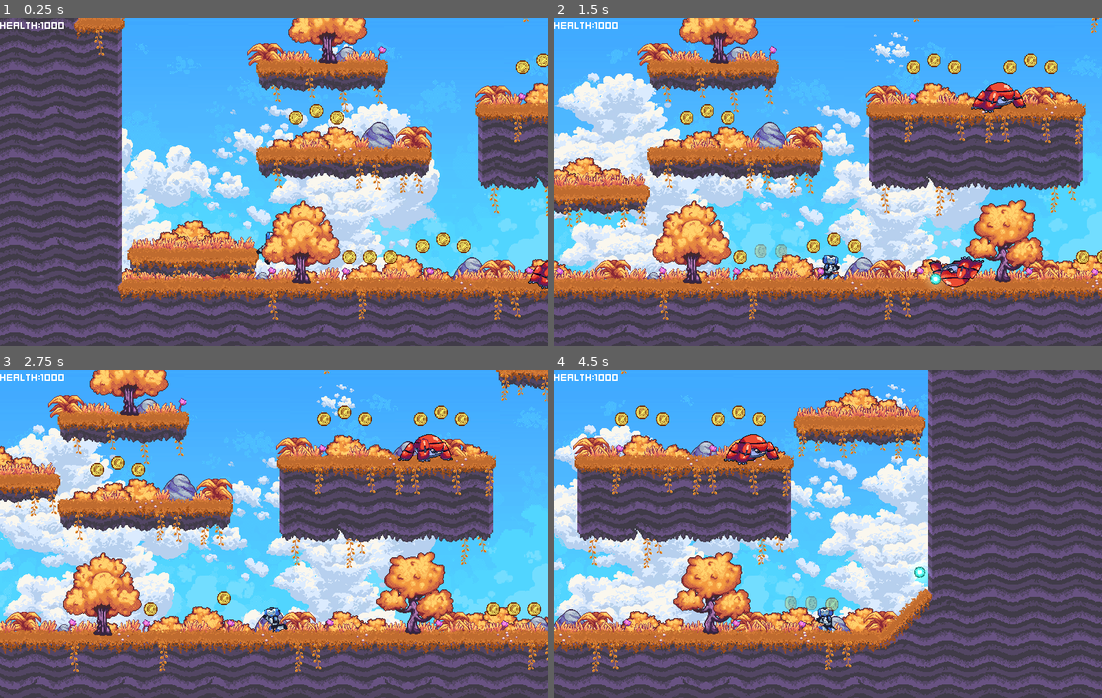
Above: before the commit, frames 1-4 (two rows, left to right).
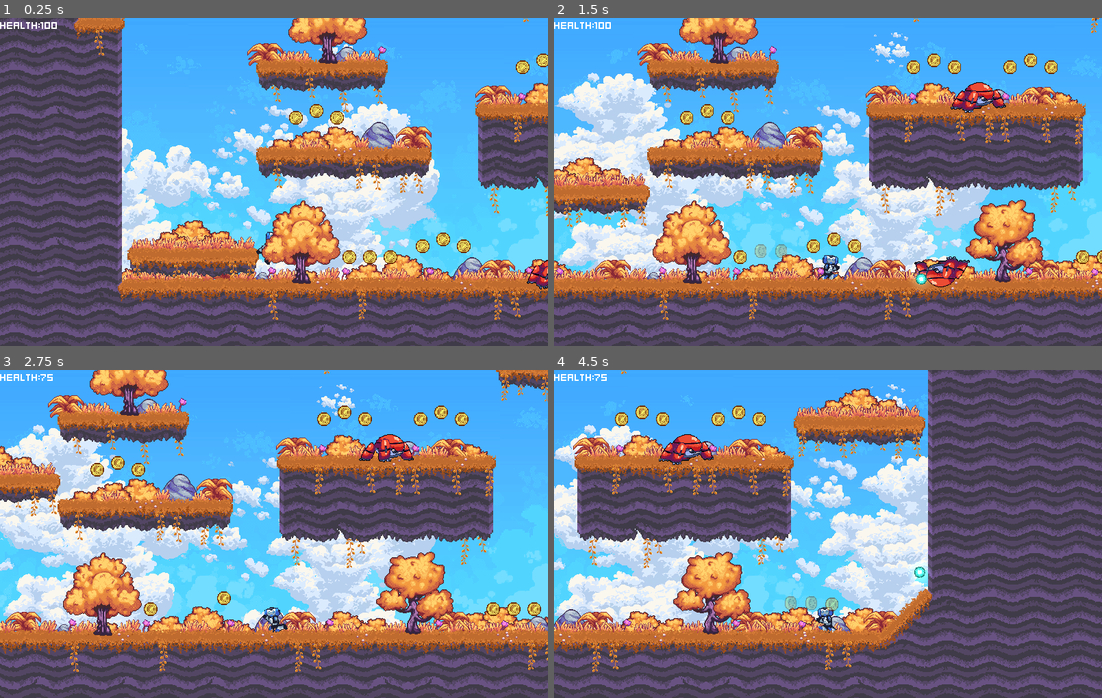
Above: after the commit, the same moments.

Repository: KieranL/ratatoskr
Game: Godot game, scene res://game_singleplayer.tscn
Same seed, same stepped clock (60 frames per second), same inputs: the game is played once before the commit and once after it.
Inputs:
- Up to frame 1 (0.25 s): no input
- Up to frame 2 (1.5 s): hold Right (move_right) from 0.53 s (still down); tap Space (shoot) at 0.6 s; tap Up (jump) at 0.77 s; tap V (toggle_climb) at 1.35 s
- Up to frame 3 (2.75 s): tap Up (jump) at 1.52 s; release Right (move_right) at 2.03 s; hold Left (move_left) from 2.03 s (still down); tap Space (shoot) at 2.1 s
- Up to frame 4 (4.5 s): release Left (move_left) at 2.78 s; hold Right (move_right) 2.78-4.28 s; tap V (toggle_climb) at 2.85, 4.35 s; tap Up (jump) at 3.02, 3.77 s; tap Space (shoot) at 3.6 s; hold Left (move_left) from 4.28 s (still down)

The runs differ from the first frame. In frame 1, 0.2% of the frame differs, in the area x 10-100%, y 1-83%; in frame 2, 1.7%, in the area x 10-87%, y 1-83%; in frame 3, 1.0%; in frame 4, 1.2%.

Commit message:
Add player getting hurt ability

Diff:
--- a/game_singleplayer.tscn
+++ b/game_singleplayer.tscn
@@ -13,7 +13,6 @@
 
 [node name="Player" parent="Level" instance=ExtResource("4")]
 position = Vector2(90, 546)
-MAX_HEALTH = 1000
 
 [node name="InterfaceLayer" type="CanvasLayer" parent="."]
 layer = 100
--- a/scenes/maingame/enemy/enemy.gd
+++ b/scenes/maingame/enemy/enemy.gd
@@ -16,8 +16,10 @@
 @onready var floor_detector_right := $FloorDetectorRight as RayCast2D
 @onready var sprite := $Sprite2D as Sprite2D
 @onready var animation_player := $AnimationPlayer as AnimationPlayer
+@onready var collision_shape := $CollisionShape2D
 
-@export var health := 100
+@export var HEALTH := 100
+@export var CONTACT_DAMAGE := 25
 
 func _physics_process(delta: float) -> void:
 	if _state == State.WALKING and velocity.is_zero_approx():
@@ -31,7 +33,12 @@
 	if is_on_wall():
 		velocity.x = -velocity.x
 
-	move_and_slide()
+	var collision = move_and_collide(velocity * delta)
+	if (collision):
+		var collider = collision.get_collider();
+		if (collider is Player):
+			var player = collider #make typing more clear
+			player.hit(CONTACT_DAMAGE)
 
 	if velocity.x > 0.0:
 		sprite.scale.x = 0.8
--- a/scenes/maingame/enemy/enemy.tscn
+++ b/scenes/maingame/enemy/enemy.tscn
@@ -5,7 +5,6 @@
 [ext_resource type="AudioStream" uid="uid://dm7wsawmylc7b" path="res://Assets/SoundEffects/hit.wav" id="3"]
 [ext_resource type="Texture2D" uid="uid://bjjywmvba0sve" path="res://Assets/Art/enemy.webp" id="4"]
 [ext_resource type="Script" path="res://scenes/maingame/enemy/enemy.gd" id="5"]
-
 
 [sub_resource type="CanvasItemMaterial" id="1"]
 
@@ -251,7 +250,7 @@
 
 [node name="Enemy" type="CharacterBody2D"]
 collision_layer = 2
-collision_mask = 24
+collision_mask = 25
 script = ExtResource("5")
 
 [node name="PlatformDetector" type="RayCast2D" parent="."]
--- a/scenes/maingame/player/bullet.tscn
+++ b/scenes/maingame/player/bullet.tscn
@@ -2,7 +2,6 @@
 
 [ext_resource type="Texture2D" uid="uid://coj0d33vyyqx1" path="res://Assets/Art/bullet.webp" id="1"]
 [ext_resource type="Script" path="res://scenes/maingame/player/bullet.gd" id="2"]
-
 
 [sub_resource type="CanvasItemMaterial" id="1"]
 
--- a/scenes/maingame/player/player.gd
+++ b/scenes/maingame/player/player.gd
@@ -27,7 +27,11 @@
 var _isClimbing := false
 
 @onready var health_ui_amount = $UI/HealthLabel/HealthAmount
+@onready var collision_shape = $CollisionShape2D
 var _double_jump_charged := false
+
+var _is_damage_state := false
+const FRAME_FLICKER_AMOUNT = 4
 
 @export var MAX_HEALTH := 100;
 @export var CURRENT_HEALTH : int:
@@ -35,8 +39,11 @@
 			CURRENT_HEALTH = value
 			health_ui_amount.text = str(value)
 
+@export var IFRAME_DURATION_IN_MS := 50000
+
 func _ready() -> void:
 	CURRENT_HEALTH = MAX_HEALTH
+	_is_damage_state = false
 
 func _physics_process(delta: float) -> void:
 	if is_on_floor():
@@ -113,3 +120,17 @@
 		jump_sound.play()
 	else:
 		return
+
+func hit(damage):
+	if _is_damage_state == false:
+		CURRENT_HEALTH -= damage
+		print("player hurt")
+		_is_damage_state = true
+		for i in FRAME_FLICKER_AMOUNT:
+			sprite.visible = false
+			await get_tree().create_timer(0.05).timeout
+			sprite.visible = true
+			await get_tree().create_timer(0.05).timeout
+		_is_damage_state = false
+
+	pass
--- a/scenes/maingame/player/player.tscn
+++ b/scenes/maingame/player/player.tscn
@@ -194,7 +194,7 @@
 
 [node name="Player" type="CharacterBody2D"]
 scale = Vector2(0.8, 0.8)
-collision_mask = 30
+collision_mask = 28
 floor_constant_speed = true
 platform_on_leave = 2
 script = ExtResource("3")
Not shown: 1 places in scenes/maingame/player/bullet.tscn that only renumber resources
